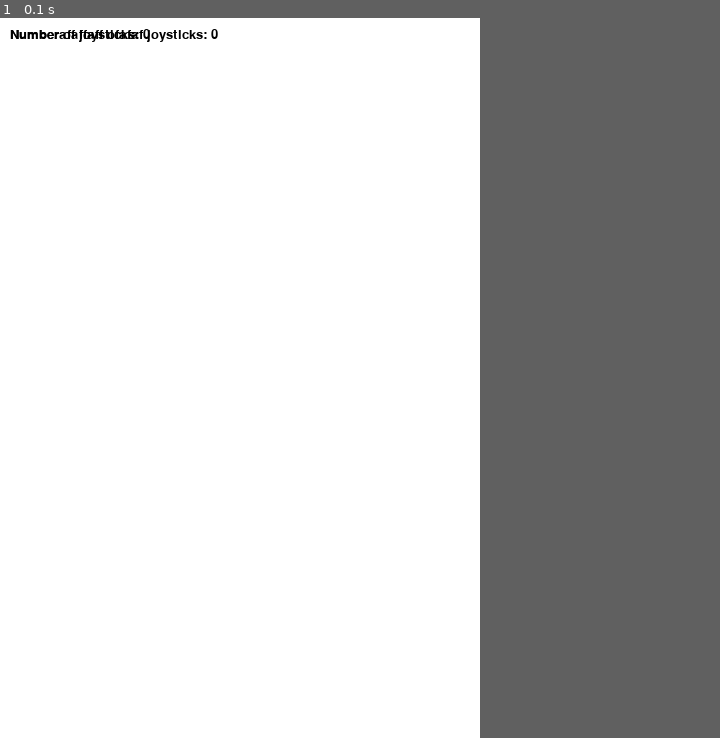
Above: before the commit, frame 1.
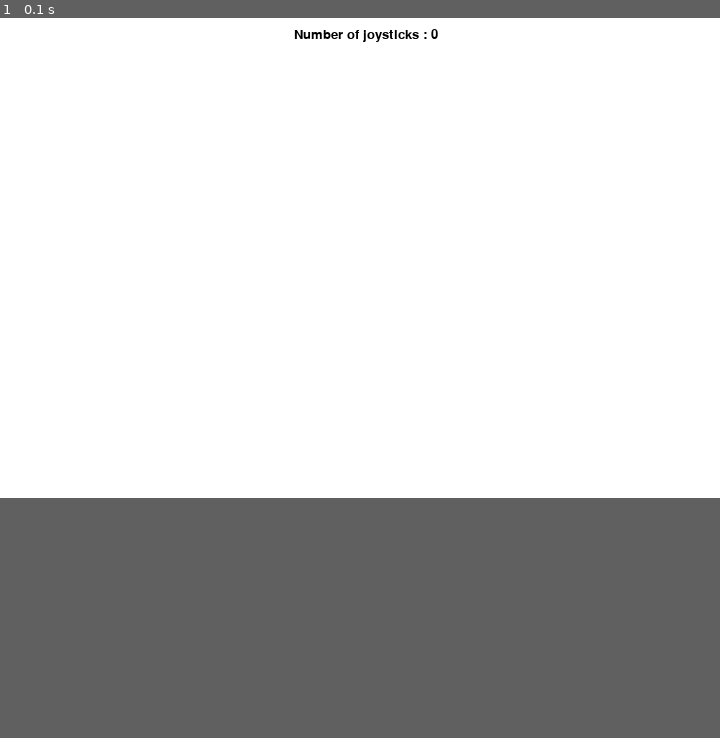
Above: after the commit, the same moment.

Repository: eldoranstars/pygame
Game: pygame game, started from gamepad.py
The game is run twice, just before and just after one commit, with the same random seed, the same clock (stepped at 60 frames per second) and the same inputs.
Inputs:
- Up to frame 1 (0.1 s): no input
In our replay, the window is 480x720 before the commit and 720x480 after it. These sizes can differ from the game's own. Grey fills any space a smaller window leaves; there, only what the larger window draws over its background counts as a difference.

The runs differ from the first frame. In frame 1, 0.4% of the frame differs, in the area x 1-61%, y 1-4%.

Commit message:
beforeCheckTime

Diff:
--- a/gamepad.py
+++ b/gamepad.py
@@ -2,24 +2,24 @@
 BLACK = pygame.Color(0, 0, 0)
 WHITE = pygame.Color(255, 255, 255)
 BLUE = pygame.Color(0, 200, 255)
+SCREEN_WIDTH = 720
+SCREEN_HEIGHT = 480
 
-def tprint(screen, textString):
-    x = 10
-    y = 10
-    line_height = 15
-    # This creates a new Surface with the specified text rendered on it.
+def tprint(screen, textString, x, y):
+    # https://www.pygame.org/docs/ref/font.html#pygame.font.Font
+    # Font(filename|object|pathlib.Path, size) -> Font
+    # https://www.pygame.org/docs/ref/font.html#pygame.font.Font.render
+    # render(text, antialias, color, background=None) -> Surface
+    # https://www.pygame.org/docs/ref/surface.html?highlight=blit#pygame.Surface.blit
+    # blit(source, dest, area=None, special_flags=0) -> Rect
     textBitmap = pygame.font.Font(None, 20).render(textString, True, BLACK)
-    # pygame provides no way to directly draw text on an existing Surface:
-    # instead you must use Font.render() to create an image (Surface) of the text, then blit this image onto another Surface.
     screen.blit(textBitmap, (x, y))
-    y += line_height
 
 # ----------- Main Program Loop -----------
 pygame.init()
 pygame.display.set_caption("My Game")
-screen = pygame.display.set_mode((480, 720))
+screen = pygame.display.set_mode((SCREEN_WIDTH, SCREEN_HEIGHT))
 clock = pygame.time.Clock()
-# textPrint = TextPrint()
 player1 = {'width' : 40, 'height' : 40, 'velocity' : 5, 'color' : BLUE, 'x' : 50, 'y' : 50}
 player2 = {'width' : 40, 'height' : 40, 'velocity' : 5, 'color' : BLACK, 'x' : 50, 'y' : 50}
 run = True
@@ -27,10 +27,9 @@
     #
     # EVENT PROCESSING STEP
     #
-    # Possible joystick actions: JOYAXISMOTION, JOYBALLMOTION, JOYBUTTONDOWN, JOYBUTTONUP, JOYHATMOTION
-    for event in pygame.event.get(): # User did something.
-        if event.type == pygame.QUIT: # If user clicked close.
-            run = False # Flag that we are done so we exit this loop.
+    for event in pygame.event.get():
+        if event.type == pygame.QUIT:
+            run = False
         if event.type == pygame.KEYDOWN and event.key == pygame.K_ESCAPE:
             run = False
 
@@ -41,8 +40,7 @@
     screen.fill(WHITE)
     # Show count of joysticks
     joystick_count = pygame.joystick.get_count()
-    tprint(screen, "Number of joysticks: {}".format(joystick_count))
-    tprint(screen, "Numberafaffaff ofafaf joysticks: {}".format(joystick_count))
+    tprint(screen, "Number of joysticks : {}".format(joystick_count), SCREEN_WIDTH/2 - 66, 10)
 
     if joystick_count >= 1:
         pygame.draw.rect(screen, player1['color'], (player1['x'], player1['y'], player1['width'], player1['height']))
